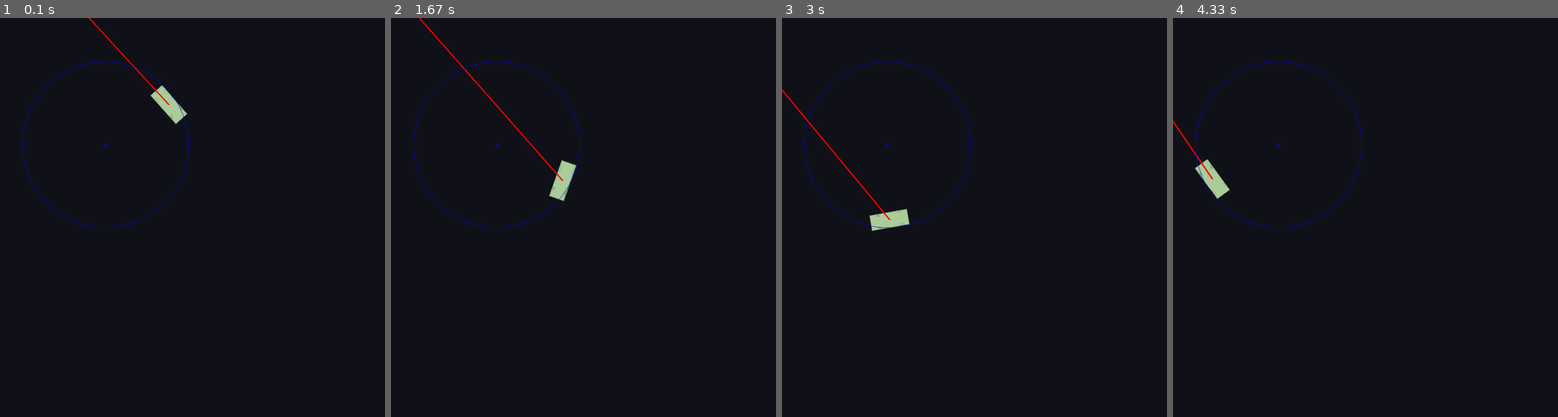
Above: before the commit, frames 1-4 (left to right).
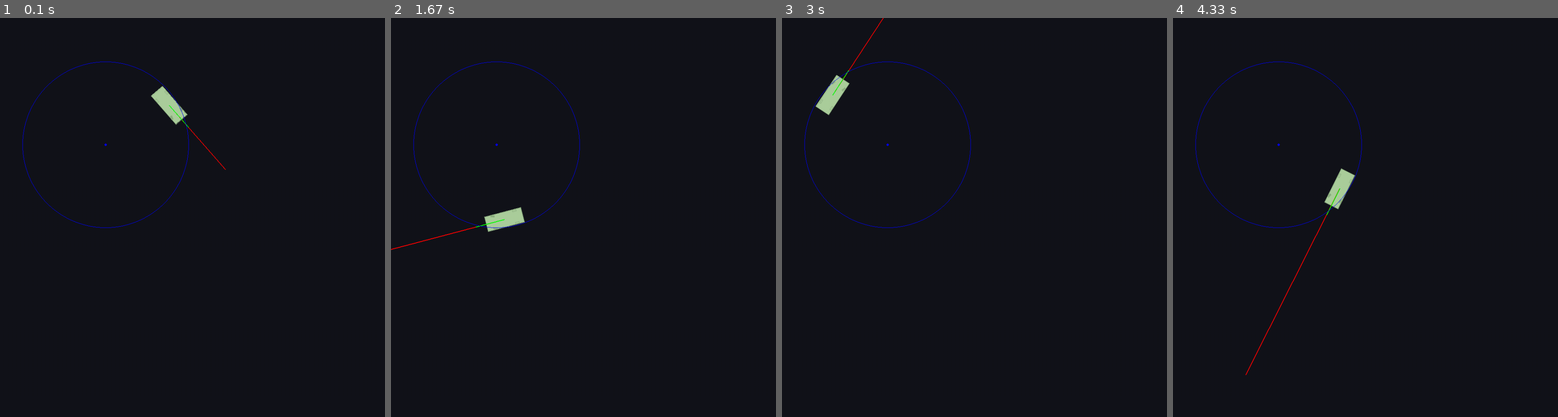
Above: after the commit, the same moments.

Repository: Bobbassoonguy/AutonomousVehicles
Game: pygame game, started from Scenarios/Scenario1_create_car.py
Same seed, same stepped clock (60 frames per second), same inputs: the game is played once before the commit and once after it.
Inputs:
- Up to frame 1 (0.1 s): no input
- Up to frame 2 (1.67 s): no input
- Up to frame 3 (3 s): no input
- Up to frame 4 (4.33 s): no input

The runs differ from the first frame. In frame 1, 0.2% of the frame differs, in the area x 22-59%, y 0-39%; in frame 2, 1.1%, in the area x 0-49%, y 0-59%; in frame 3, 1.0%; in frame 4, 1.0%.

Commit message:
Vector.angle() is fixed, but limits on max speed and max acceleration are fucked up

Diff:
--- a/Classes/Object.py
+++ b/Classes/Object.py
@@ -23,7 +23,9 @@
         self.shape.draw()
 
         if draw_velocity_vector:
-            pygame.draw.line(self.globals.MAIN_SURFACE, (255 …(76 unchanged characters)… )[1] * self.globals.PIXELS_PER_METER], [self.velocity.x * self.globals.PIXELS_PER_METER, self.velocity.y * self.globals.PIXELS_PER_METER],4)
+            pygame.draw.line(self.globals.MAIN_SURFACE, (255 …(76 unchanged characters)… )[1] * self.globals.PIXELS_PER_METER], [(self.position()[0] + self.velocity.x) * self.globals.PIXELS_PER_METER, (self.position()[1] + self.velocity.y) * self.globals.PIXELS_PER_METER],2)
+        if draw_acceleration_vector:
+            pygame.draw.line(self.globals.MAIN_SURFACE, (0, 255, 0), [self.position()[0] * self.globals.PIXELS_PER_METER, self.position()[1] * self.globals.PIXELS_PER_METER], [(self.position()[0] + self.acceleration.x) * self.globals.PIXELS_PER_METER, (self.position()[1] + self.acceleration.y) * self.globals.PIXELS_PER_METER],2)
 
     def position(self):
         return self.shape.get_centroid()
--- a/Classes/Vector.py
+++ b/Classes/Vector.py
@@ -14,18 +14,35 @@
         return math.sqrt(self.x**2+self.y**2)
 
     def angle(self):  # returns angle from theta=0 (clockwise from +x axis)
-        if self.x == 0:
-            if self.y == 0:
+        if self.x > 0:
+            if self.y > 0:
+                return math.degrees(math.atan(abs(self.y / self.x))) % 360
+            elif self.y < 0:
+                return 360 - (math.degrees(math.atan(abs(self.y / self.x))) % 360)
+            else:
                 return 0
-            return 180+90*self.y / abs(self.y)
-        return -math.degrees(math.atan(self.y/self.x)) % 360
+        elif self.x < 0:
+            if self.y > 0:
+                return 180 - (math.degrees(math.atan(abs(self.y / self.x))) % 360)
+            elif self.y < 0:
+                return 180 + (math.degrees(math.atan(abs(self.y / self.x))) % 360)
+            else:
+                return 180
+        else:
+            if self.y > 0:
+                return 90
+            elif self.y < 0:
+                return 270
+            else:
+                return 0
 
     def rotate(self, degrees):  # positive -> clockwise negative -> counter clockwise
-        return self.rotate_to(degrees+self.angle())
+        return self.rotate_to(degrees + self.angle())
 
     def rotate_to(self, degrees):  # rotates the vector to an angle from theta=0 (clockwise from +x axis)
-        self.x = self.magnitude() * math.cos(math.radians(degrees))
-        self.y = self.magnitude() * -math.sin(math.radians(degrees))
+        mag = self.magnitude()
+        self.x = mag * math.cos(math.radians(degrees))
+        self.y = mag * math.sin(math.radians(degrees))
 
     def scale(self, scale):  # scales vector by its magnitude
         if not self.unit_vector:
@@ -34,13 +51,18 @@
 
     def set_magnitude(self, magnitude):  # scales a vector such that it points in the same direction and has passed magnitude
         if self.unit_vector:
-            self.x *= 1 / math.sqrt(self.x ** 2 + self.y ** 2)
-            self.y *= 1 / math.sqrt(self.x ** 2 + self.y ** 2)
+            x, y = self.x, self.y
+            self.x *= 1 / math.sqrt(x ** 2 + y ** 2)
+            self.y *= 1 / math.sqrt(x ** 2 + y ** 2)
         else:
-            self.x *= magnitude / math.sqrt(self.x ** 2 + self.y ** 2)
-            self.y *= magnitude / math.sqrt(self.x ** 2 + self.y ** 2)
+            x, y = self.x, self.y
+            self.x *= magnitude / math.sqrt(x ** 2 + y ** 2)
+            self.y *= magnitude / math.sqrt(x ** 2 + y ** 2)
 
     def ROC_scale(self, ROC_vector, dt): # assuming ROC_vector is in units/dt change self according to passed ROC_vector (i.e.) change self(velocity vector) based on passed vector(acceleration vector) over time period dt(time interval)
         if not self.unit_vector:
             self.x += ROC_vector[0] * dt
             self.y += ROC_vector[1] * dt
+
+    def list(self):
+        return [self.x, self.y]
--- a/Classes/Vehicle.py
+++ b/Classes/Vehicle.py
@@ -106,7 +106,7 @@
         print("New Car initialized")
 
     def draw(self):
-        self.body.draw(draw_velocity_vector=True)
+        self.body.draw(draw_velocity_vector=True, draw_acceleration_vector=True)
 
         self.front_right_wheel.draw()
         self.front_left_wheel.draw()
@@ -128,8 +128,6 @@
                     self.body.angle() + math.degrees(math.asin(self.WHEELBASE / math.sqrt(
                         self.WHEELBASE ** 2 + (-self.TRACK + math.sqrt(turn_radius ** 2 - self.WHEELBASE ** 2)) ** 2))),
                     self.front_right_wheel.position())
-            # self.body.velocity.rotate(turn_degrees)
-            # self.body.acceleration.rotate(turn_degrees)
 
         else:
             center = self.get_turn_circle_center(turn_radius, right_turn=False)
@@ -143,8 +141,6 @@
                     self.body.angle() - math.degrees(math.asin(self.WHEELBASE / math.sqrt(
                         self.WHEELBASE ** 2 + (-self.TRACK + math.sqrt(turn_radius ** 2 - self.WHEELBASE ** 2)) ** 2))),
                     self.front_left_wheel.position())
-            # self.body.velocity.rotate(-turn_degrees)
-            # self.body.acceleration.rotate(-turn_degrees)
 
         if display_turn_circle:
             pygame.draw.circle(self.surface, [0, 0, 255],
@@ -158,7 +154,6 @@
         self.body.rotate(turn_degrees, rotation_point)
         for i in self.wheels:
             i.rotate(turn_degrees, rotation_point)
-        print(self.body.angle())
         self.body.velocity.rotate_to(self.body.angle())
         self.body.acceleration.rotate_to(self.body.angle())
 
@@ -177,16 +172,17 @@
 
     def go(self, delta_time):  # moves the car according to current_turn_radius to place it would be after
         # delta_time. (Usually pass 1/FPS as delta_time)
-        # if self.body.acceleration.magnitude() < self.MIN_ACCELERATION:
-        #     self.body.acceleration.set_magnitude(self.MIN_ACCELERATION)
-        # if self.body.acceleration.magnitude() > self.MAX_ACCELERATION:
-        #     self.body.acceleration.magnitude.set_magnitude(self.MAX_ACCELERATION)
-        # if self.body.velocity.magnitude() + self.body.acceleration.magnitude() * delta_time > self.MAX_SPEED:
-        #     self.body.acceleration.magnitude.set_magnitude(
-        #         (self.MAX_SPEED - self.body.velocity.magnitude()) / delta_time)
-        # if self.body.velocity.magnitude() + self.body.acceleration.magnitude() * delta_time < self.MIN_SPEED:
-        #     self.body.acceleration.magnitude.set_magnitude(
-        #         (self.MIN_SPEED - self.body.velocity.magnitude()) / delta_time)
+        #TODO Fix these speed and accel limits
+        if self.body.acceleration.magnitude() < self.MIN_ACCELERATION:
+            self.body.acceleration.set_magnitude(self.MIN_ACCELERATION)
+        if self.body.acceleration.magnitude() > self.MAX_ACCELERATION:
+            self.body.acceleration.set_magnitude(self.MAX_ACCELERATION)
+        if self.body.velocity.magnitude() + self.body.acceleration.magnitude() * delta_time > self.MAX_SPEED:
+            self.body.acceleration.set_magnitude(
+                (self.MAX_SPEED - self.body.velocity.magnitude()) / delta_time)
+        if self.body.velocity.magnitude() + self.body.acceleration.magnitude() * delta_time < self.MIN_SPEED:
+            self.body.acceleration.set_magnitude(
+                (self.MIN_SPEED - self.body.velocity.magnitude()) / delta_time)
 
         distance = self.body.velocity.magnitude() * delta_time + 0.5 * self.body.acceleration.magnitude() * delta_time ** 2
         self.body.velocity.set_magnitude(self.body.velocity.magnitude() + self.body.acceleration.magnitude() * delta_time)
--- a/Scenarios/Scenario1_create_car.py
+++ b/Scenarios/Scenario1_create_car.py
@@ -16,7 +16,7 @@
 main.addCar(x=20, y=10)
 main.vehicles[0].rotate(45, main.vehicles[0].body.position())
 main.vehicles[0].body.velocity.x = 10
-main.vehicles[0].body.acceleration.x = 0
+main.vehicles[0].body.acceleration.x = 10
 main.vehicles[0].current_turn_radius = 10
 
 # main.addCar(x=20, y=45, fill_color=Colors.ORANGE_FILL, outline_color=Colors.ORANGE_LINE)
@@ -29,11 +29,6 @@
     main.main()
 
     main.vehicles[0].go(1/main.globals.FPS)
-    print("Vel: ", main.vehicles[0].body.velocity.magnitude())
-    # print("Accel: ", main.vehicles[0].body.acceleration.magnitude())
-    # main.vehicles[0].turn(5.9, 1, right_turn=False, display_turn_circle=True)
-    #
-    # main.vehicles[1].go(1 / main.globals.FPS)
 
     pygame.display.flip()
 
